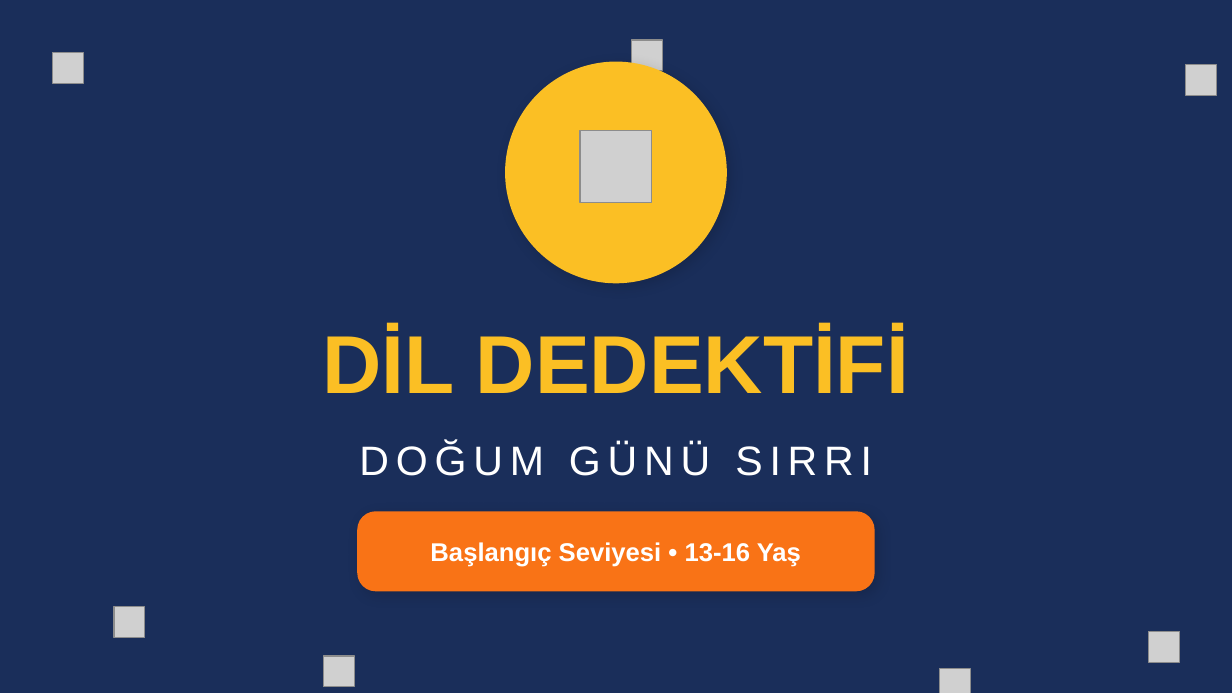
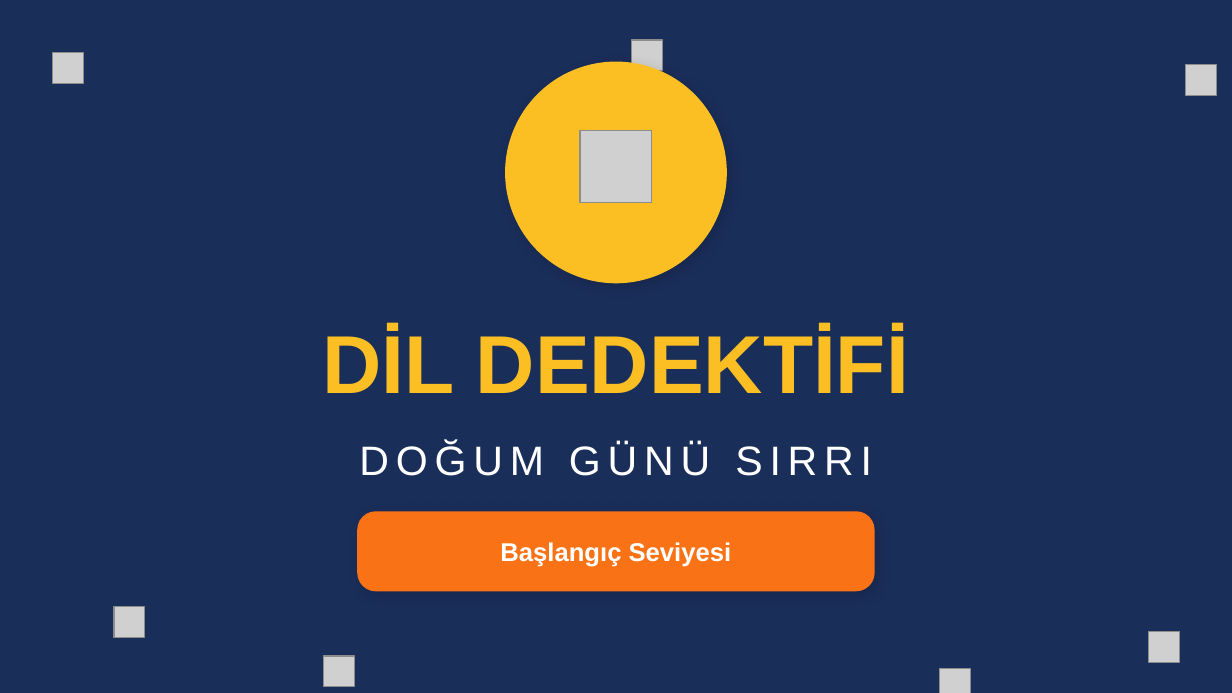
Before and after one commit to materyalfabrikasi/materyalfabrikasi.github.io, a slide deck: slide 1 of pptx/baslangic3.pptx. Drawn at 1232x693 pixels with LibreOffice and Linux fonts; fonts in the diff are those of the drawing; grey boxes stand for pictures. Boxes give left, top, right and bottom in pixels: in the first picture for what was removed or moved away, otherwise in the second. Text is boxed around its words. In the diff, an @@ line names an element or a change of style, - is before the commit and + after.

```diff
--- a/pptx/baslangic3.pptx
+++ b/pptx/baslangic3.pptx
@@ text at (x1=500, y1=542, x2=732, y2=567): text changed @@
-Başlangıç Seviyesi • 13-16 Yaş
+Başlangıç Seviyesi
```
Also in this commit, not shown: 1 other slide changed, 5 other files.
